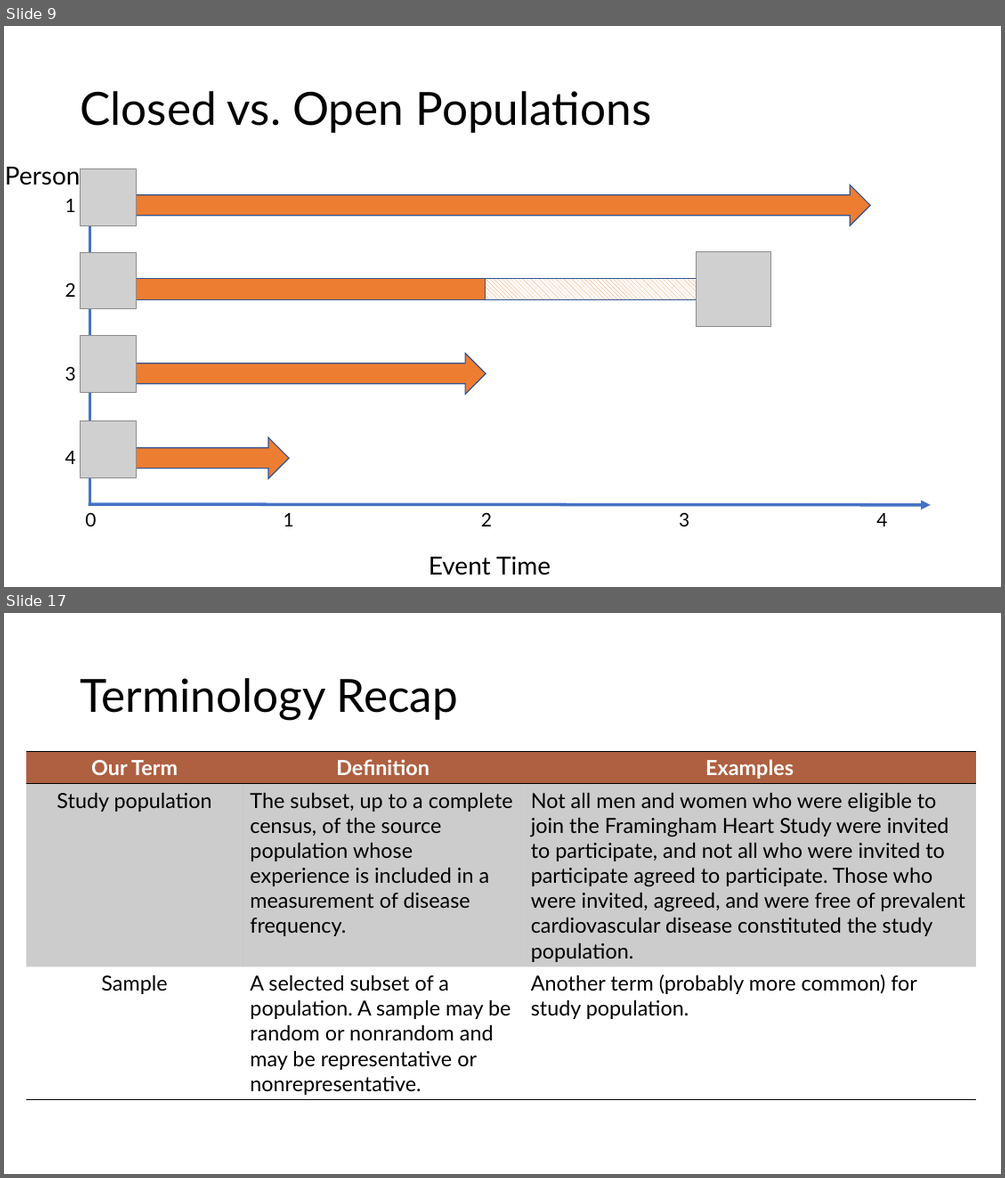
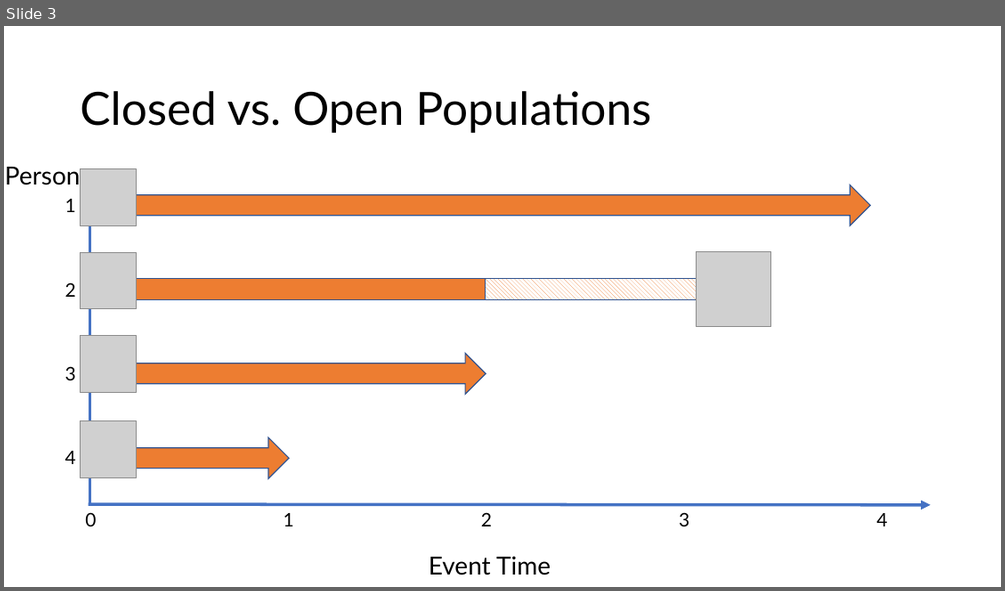
Before and after one commit to brad-cannell/r4epi, a slide deck: img/10_part_intro_epi/02_populations/populations.pptx. Shown one above the other, each under a label of ours: slides 9 and 17 before the commit, slide 3 after it; the slides between them are not shown. The pictures are 1005x1178 and 1005x591 pixels, drawn with LibreOffice and Linux fonts; fonts in the diff are those of the drawing; grey boxes stand for pictures. Boxes give left, top, right and bottom in pixels: in the first picture for what was removed or moved away, otherwise in the second. Text is boxed around its words. In the diff, an @@ line names an element or a change of style, - is before the commit and + after.

Commit message:
Move over populations slides verbatim

```diff
--- a/img/10_part_intro_epi/02_populations/populations.pptx
+++ b/img/10_part_intro_epi/02_populations/populations.pptx
@@ slide 17 removed at bbox=[4, 613, 1001, 1174], background #FFFFFF @@
@@ title removed at bbox=[80, 678, 458, 720] @@
-Terminology Recap
@@ table removed at bbox=[26, 751, 975, 1098], 3 rows, 3 columns @@
-Our Term | Definition | Examples
-Study population | The subset, up to a complete census, of the source population whose experience is included in a measurement of disease frequency. | Not all men and women who were eligible to join the Framingham Heart Study were invited to participate, and not all who were invited to participate agreed to participate. Those who were invited, agreed, and were free of prevalent cardiovascular disease constituted the study population.
-Sample | A selected subset of a population. A sample may be random or nonrandom and may be representative or nonrepresentative. | Another term (probably more common) for study population.
@@ what was slide 9 is now slide 3 @@
```
Also in this commit, not shown: 1 slide changed, 14 other slides removed, 26 other files.
